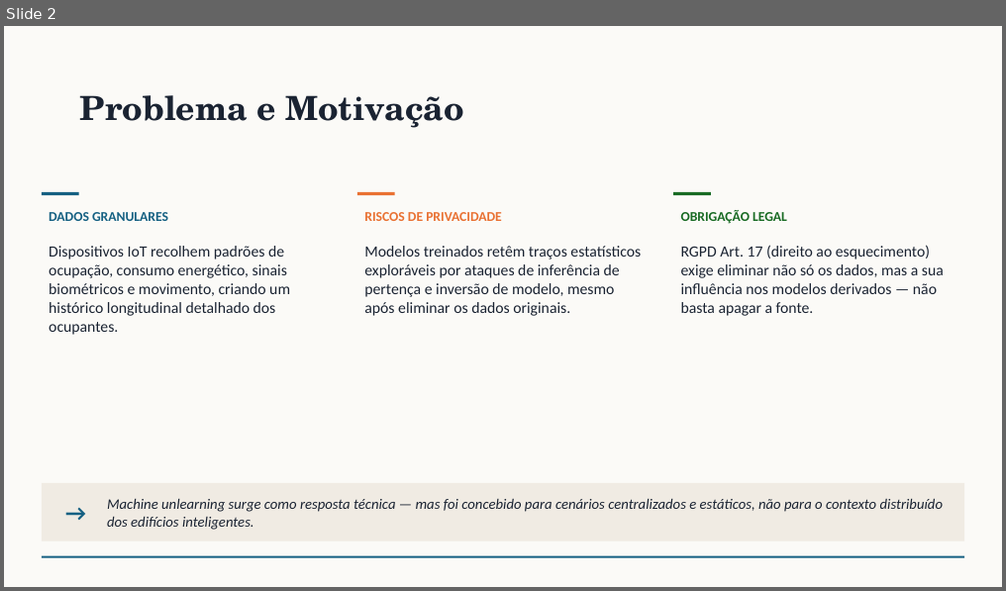
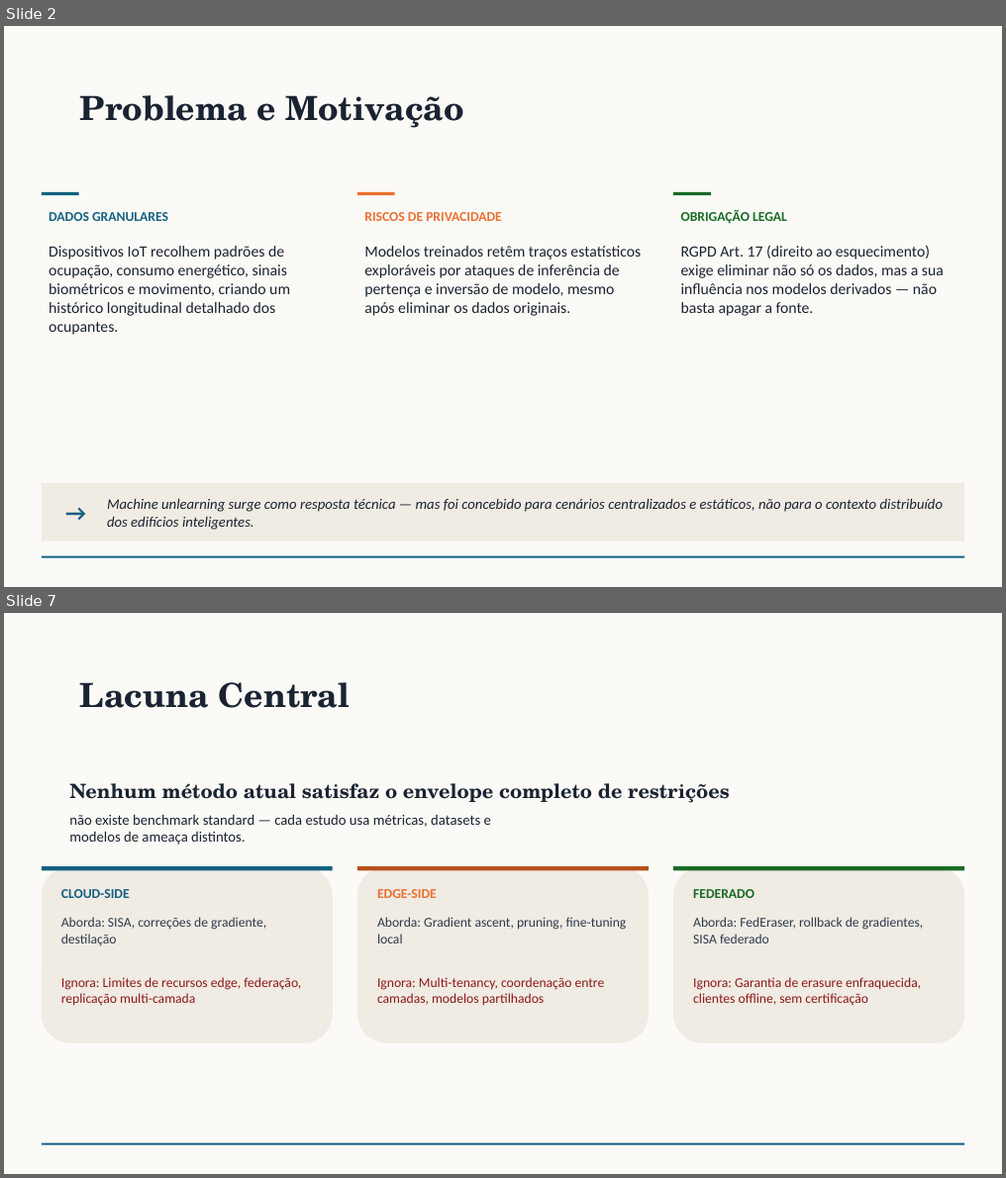
Before and after one commit to rafaeldpsilva/sa4cps-vault, a slide deck: Entregas PhD/machine-unlearning.pptx. Shown one above the other, each under a label of ours: slide 2 before the commit, slides 2 and 7 after it; the slides between them are not shown. The pictures are 1006x591 and 1006x1178 pixels, drawn with LibreOffice and Linux fonts; fonts in the diff are those of the drawing. Boxes give left, top, right and bottom in pixels: in the first picture for what was removed or moved away, otherwise in the second. Text is boxed around its words. In the diff, an @@ line names an element or a change of style, - is before the commit and + after.

```diff
--- a/Entregas PhD/machine-unlearning.pptx
+++ b/Entregas PhD/machine-unlearning.pptx
@@ slide 7 added at <box>4,613,1002,1174</box>, background #FBFAF7; not listed: 1 template element that a slide beside it also shows @@
@@ title added at <box>80,682,350,708</box>, 32 pt, text #1A2332, bold @@
+Lacuna Central
@@ text added at <box>69,783,730,803</box>, 19 pt, text #1A2332, bold @@
+Nenhum método atual satisfaz o envelope completo de restrições
@@ text added at <box>69,814,491,845</box>, 14 pt, text #1A2332 @@
+não existe benchmark standard — cada estudo usa métricas, datasets e modelos de ameaça distintos.
@@ rounded rectangle added at <box>42,866,333,1044</box>, fill #F0EBE3 @@
@@ rectangle added at <box>42,866,333,871</box>, fill #156082 @@
@@ rounded rectangle added at <box>357,866,648,1044</box>, fill #F0EBE3 @@
@@ rectangle added at <box>357,866,648,871</box>, fill #B5511A @@
@@ rounded rectangle added at <box>673,866,964,1044</box>, fill #F0EBE3 @@
@@ rectangle added at <box>673,866,964,871</box>, fill #196B24 @@
@@ text added at <box>61,889,130,898</box>, 13 pt, text #156082, bold @@
+CLOUD-SIDE
@@ text added at <box>377,889,437,898</box>, 13 pt, text #E97132, bold @@
+EDGE-SIDE
@@ text added at <box>693,889,754,898</box>, 13 pt, text #196B24, bold @@
+FEDERADO
@@ text added at <box>61,917,266,947</box>, 13 pt, text #2E3B4E @@
+Aborda: SISA, correções de gradiente, destilação
@@ text added at <box>377,917,627,944</box>, 13 pt, text #2E3B4E @@
+Aborda: Gradient ascent, pruning, fine-tuning local
@@ text added at <box>693,917,923,944</box>, 13 pt, text #2E3B4E @@
+Aborda: FedEraser, rollback de gradientes, SISA federado
@@ text added at <box>61,977,301,1006</box>, 13 pt, text #8B1A1A @@
+Ignora: Limites de recursos edge, federação, replicação multi-camada
@@ text added at <box>377,977,605,1005</box>, 13 pt, text #8B1A1A @@
+Ignora: Multi-tenancy, coordenação entre camadas, modelos partilhados
@@ text added at <box>693,977,921,1006</box>, 13 pt, text #8B1A1A @@
+Ignora: Garantia de erasure enfraquecida, clientes offline, sem certificação
```
Also in this commit, not shown: 4 slides changed, 3 other slides added.
